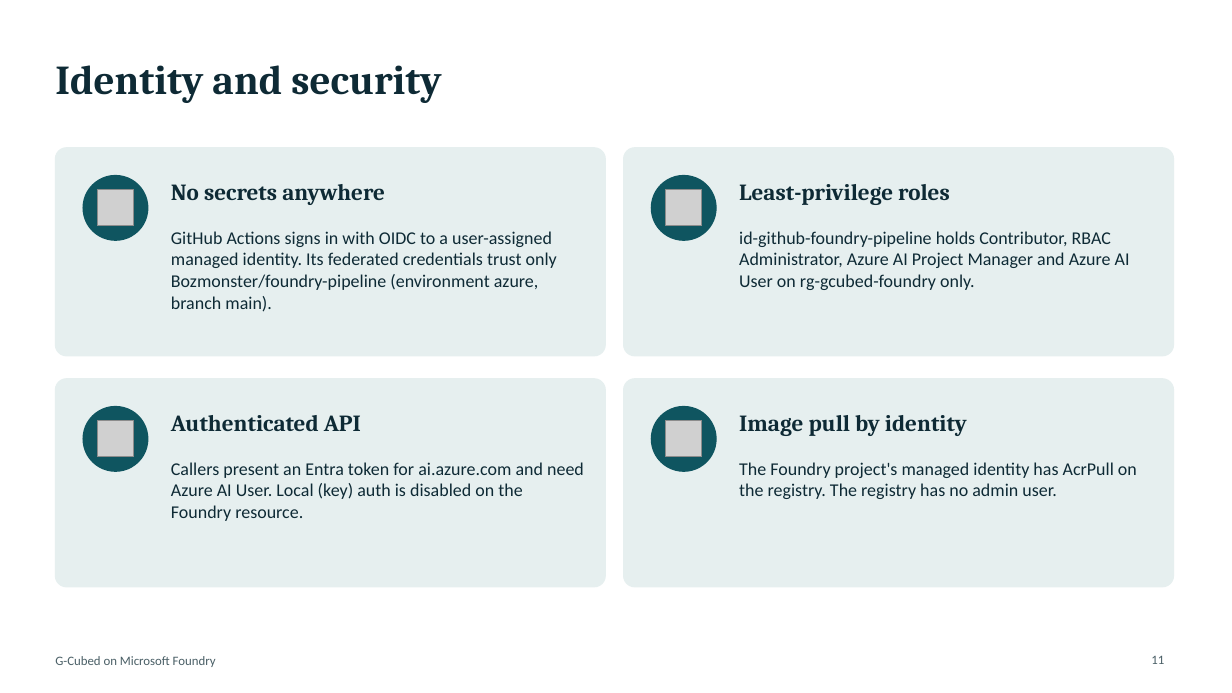
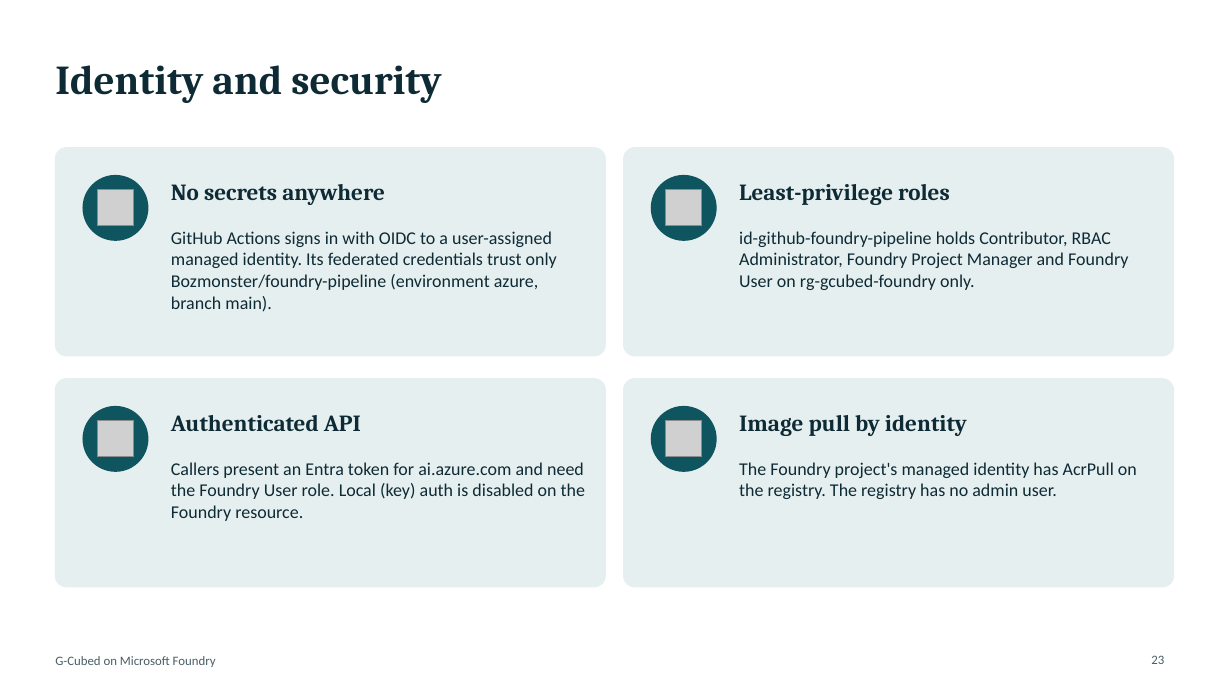
Before and after one commit to Bozmonster/foundry-pipeline, a slide deck: slide 23 of docs/gcubed-foundry-pipeline.pptx (slide 11 before the commit). Drawn at 1232x693 pixels with LibreOffice and Linux fonts; fonts in the diff are those of the drawing; grey boxes stand for pictures. Boxes give left, top, right and bottom in pixels: in the first picture for what was removed or moved away, otherwise in the second. Text is boxed around its words. In the diff, an @@ line names an element or a change of style, - is before the commit and + after.

```diff
--- a/docs/gcubed-foundry-pipeline.pptx
+++ b/docs/gcubed-foundry-pipeline.pptx
@@ text at (739,231,1128,290): text changed @@
-id-github-foundry-pipeline holds Contributor, RBAC Administrator, Azure AI Project Manager and Azure AI User on rg-gcubed-foundry only.
+id-github-foundry-pipeline holds Contributor, RBAC Administrator, Foundry Project Manager and Foundry User on rg-gcubed-foundry only.
@@ text at (171,462,585,521): text changed @@
-Callers present an Entra token for ai.azure.com and need Azure AI User. Local (key) auth is disabled on the Foundry resource.
+Callers present an Entra token for ai.azure.com and need the Foundry User role. Local (key) auth is disabled on the Foundry resource.
@@ page number at (1151,655,1164,664): text changed @@
-11
+23
```
Also in this commit, not shown: 4 other slides changed, 15 slides added, 31 other files.
